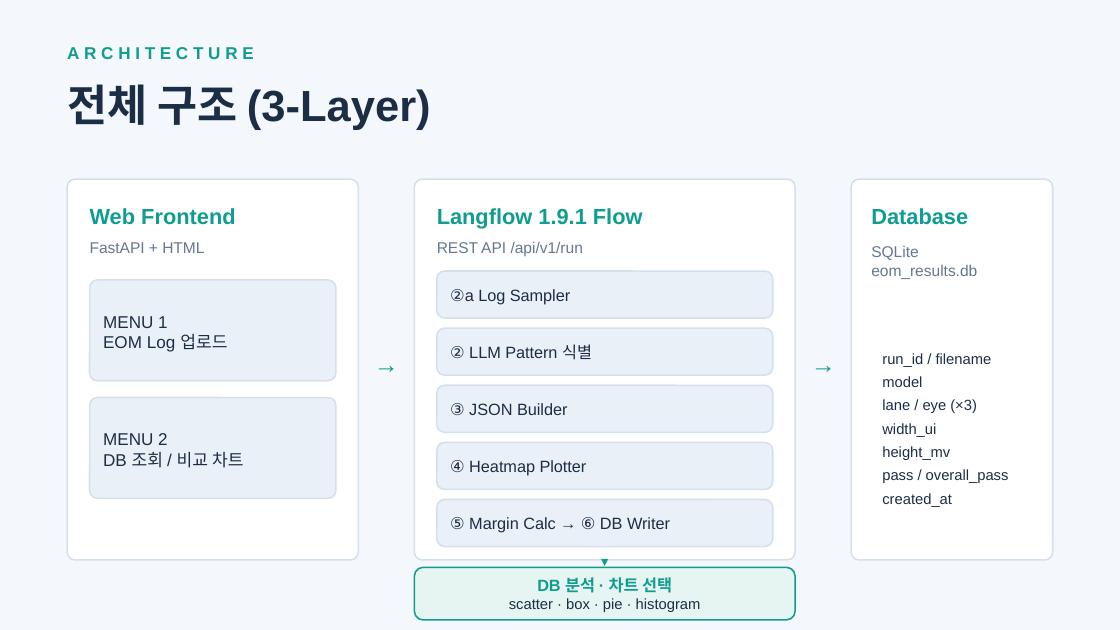
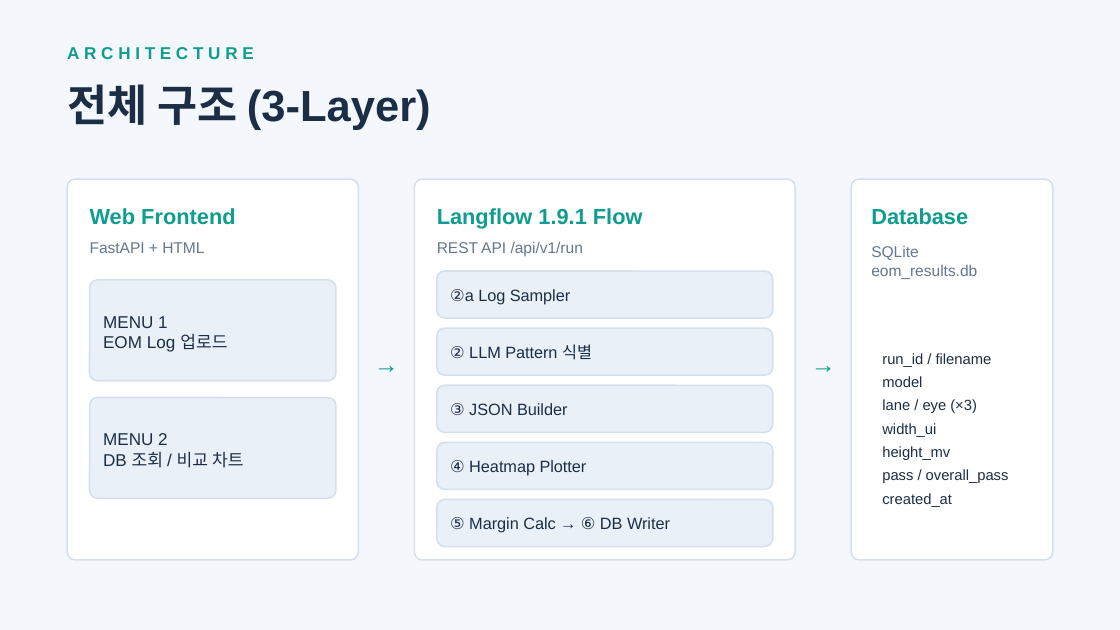
Before and after one commit to Hyeon-cheol-Kim/Hckim_Root, a slide deck: slide 3 of eom_analyzer/docs/PAM4_EOM_Agent_Overview.pptx. Drawn at 1120x630 pixels with LibreOffice and Linux fonts; fonts in the diff are those of the drawing. Boxes give left, top, right and bottom in pixels: in the first picture for what was removed or moved away, otherwise in the second. Text is boxed around its words. In the diff, an @@ line names an element or a change of style, - is before the commit and + after.

```diff
--- a/eom_analyzer/docs/PAM4_EOM_Agent_Overview.pptx
+++ b/eom_analyzer/docs/PAM4_EOM_Agent_Overview.pptx
@@ rounded rectangle removed at box(414, 568, 795, 620) @@
-DB 분석 · 차트 선택
-scatter · box · pie · histogram
@@ text removed at box(592, 556, 617, 569) @@
-▼
```
Also in this commit, not shown: 8 other files.
